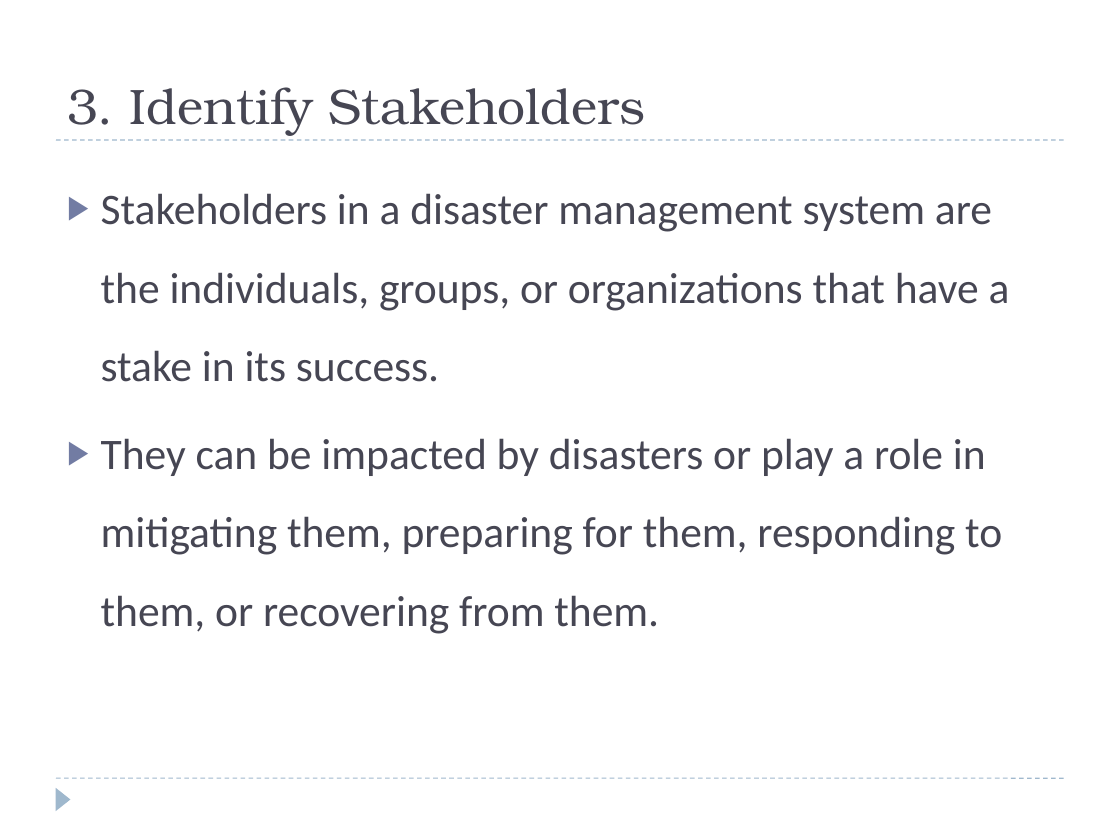
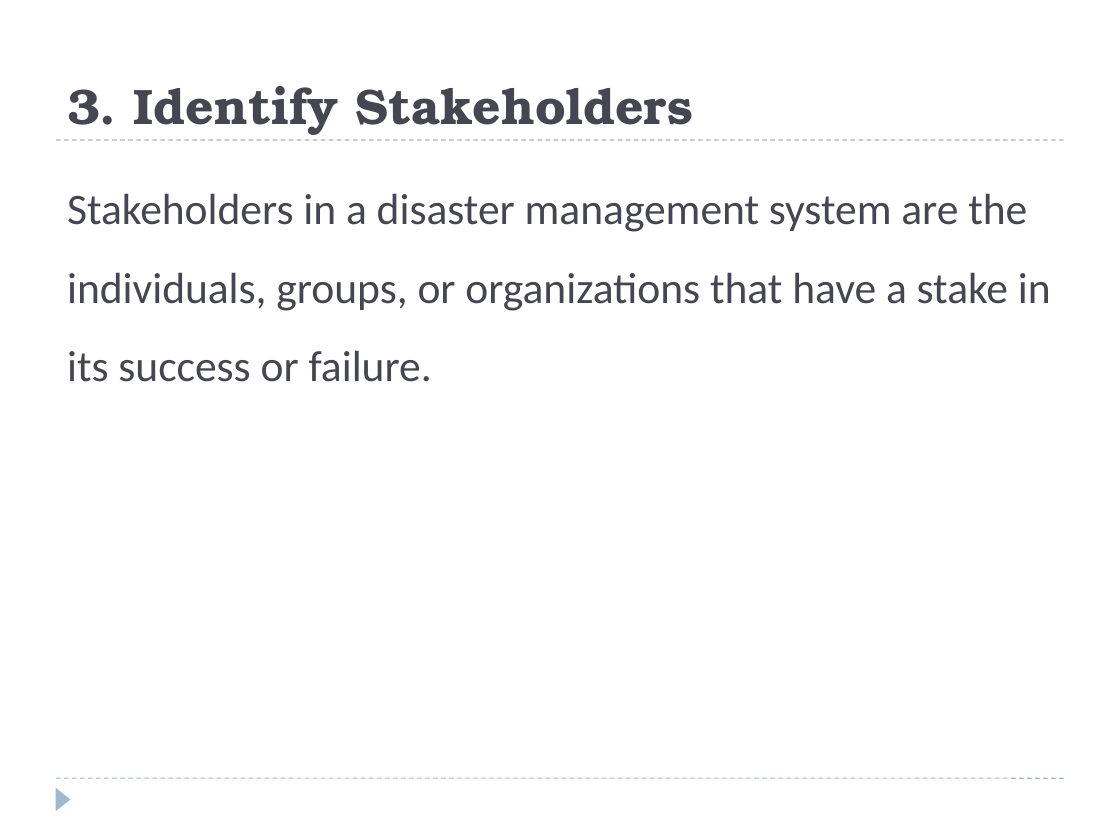
Before and after one commit to JIM440/CEF440-group-22, a slide deck: slide 5 of Task 2/GROUP 22 PPT.pptx. Drawn at 1120x840 pixels with LibreOffice and Linux fonts; fonts in the diff are those of the drawing. Boxes give left, top, right and bottom in pixels: in the first picture for what was removed or moved away, otherwise in the second. Text is boxed around its words. In the diff, an @@ line names an element or a change of style, - is before the commit and + after.

```diff
--- a/Task 2/GROUP 22 PPT.pptx
+++ b/Task 2/GROUP 22 PPT.pptx
@@ title "3. Identify Stakeholders" at (x1=67, y1=86, x2=694, y2=135): bold on @@
@@ text at (x1=67, y1=193, x2=1051, y2=382): text changed @@
-▶ Stakeholders in a disaster management system are the individuals, groups, or organizations that have a stake in its success.
-▶ They can be impacted by disasters or play a role in mitigating them, preparing for them, responding to them, or recovering from them.
+Stakeholders in a disaster management system are the individuals, groups, or organizations that have a stake in its success or failure.
```
Also in this commit, not shown: 9 other slides changed, 9 slides added, 5 slides removed, 3 other files.
